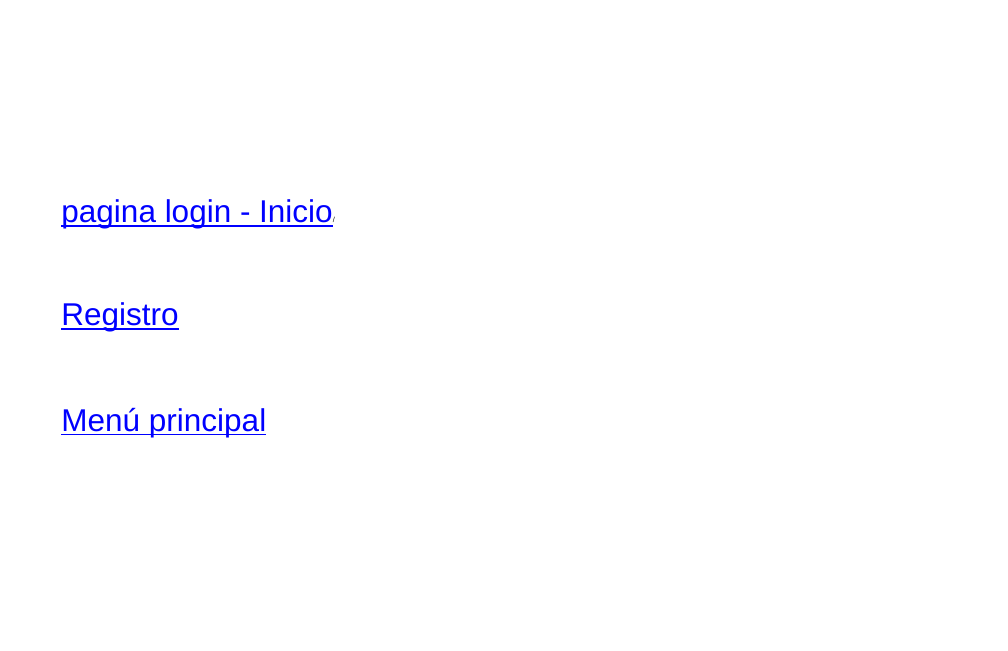
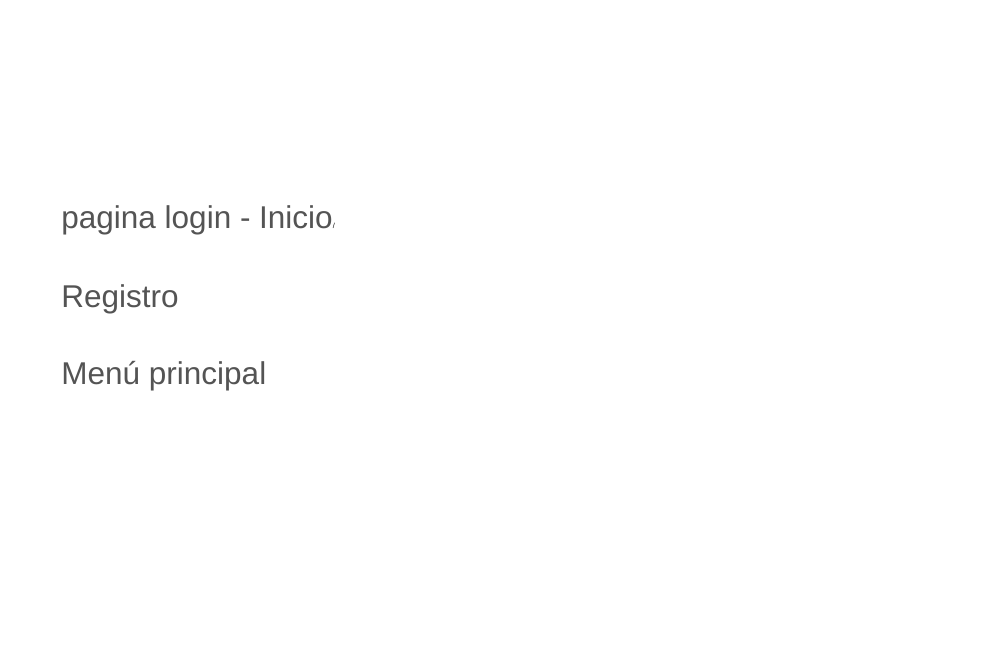
Before and after one commit to juanpa2723/INVENTARIO, a slide deck: slide 26 of Proyecto Inventario PDF/Proyecto Inventario.pptx (slide 38 before the commit). Drawn at 1008x651 pixels with LibreOffice and Linux fonts; fonts in the diff are those of the drawing; background and template pictures are left out. Boxes give left, top, right and bottom in pixels: in the first picture for what was removed or moved away, otherwise in the second. Text is boxed around its words. In the diff, an @@ line names an element or a change of style, - is before the commit and + after.

```diff
--- a/Proyecto Inventario PDF/Proyecto Inventario.pptx
+++ b/Proyecto Inventario PDF/Proyecto Inventario.pptx
@@ text colour #0000FF to #545454, underline off in 3 elements at (x1=61, y1=361, x2=266, y2=390), (x1=61, y1=205, x2=333, y2=234), (x1=61, y1=284, x2=178, y2=313) @@
@@ text "Registro" moved from (x1=61, y1=302, x2=178, y2=331) to (x1=61, y1=284, x2=178, y2=313) @@
@@ text "Menú principal" moved from (x1=61, y1=407, x2=266, y2=437) to (x1=61, y1=361, x2=266, y2=390) @@
```
Also in this commit, not shown: 18 other slides changed, 2 slides added, 15 slides removed.
